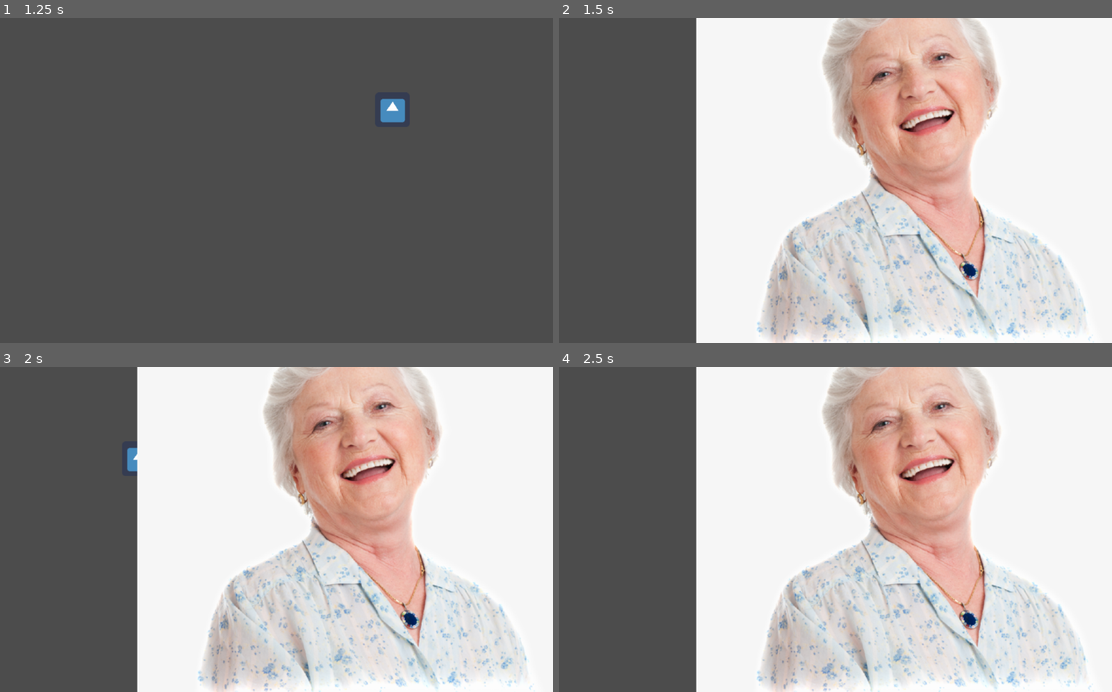
Above: before the commit, frames 1-4 (two rows, left to right).
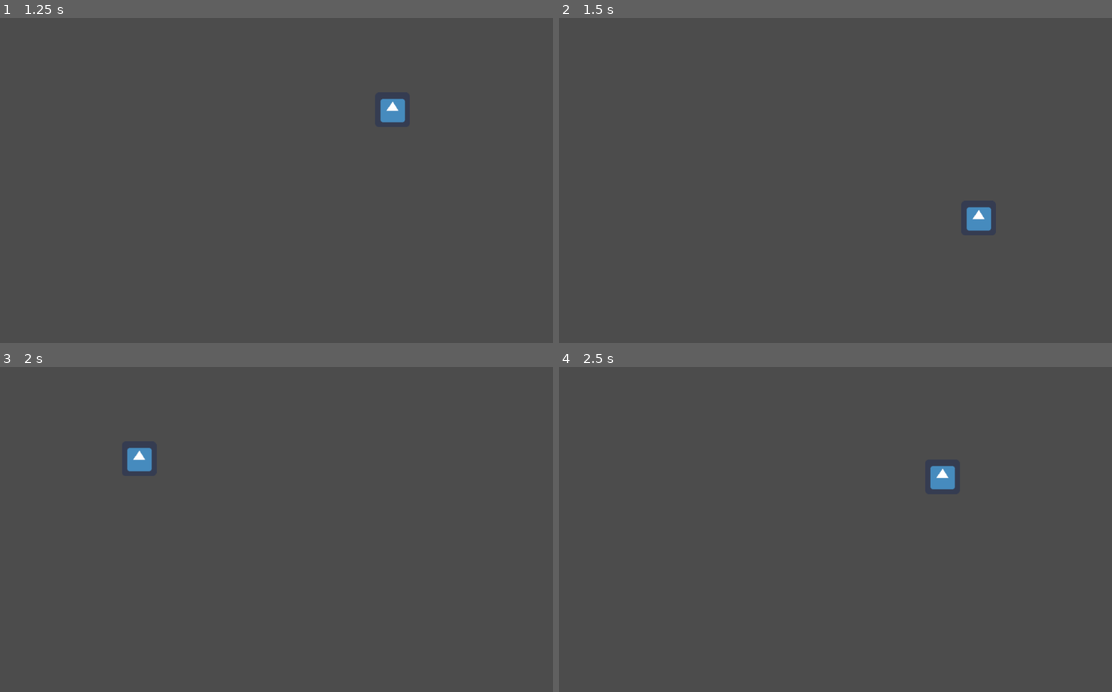
Above: after the commit, the same moments.

Repository: grunkgrunk/gwj-20
Game: Godot game, scene res://World.tscn
The game is run twice, just before and just after one commit, with the same random seed, the same clock (stepped at 60 frames per second) and the same inputs. The project has no main scene, so this scene is started directly. The engine's default icon, where the game draws it, is replaced by a stand-in: a white triangle on a blue panel in a dark square.
Inputs:
- Up to frame 1 (1.25 s): tap Enter (ui_accept) at 0.5, 0.77 s; hold Right (ui_right) from 0.53 s (still down); tap C (action_1) at 0.6 s
- Up to frame 2 (1.5 s): release Right (ui_right) at 1.28 s; hold Down (ui_down) from 1.28 s (still down); tap V (action_2) at 1.35 s
- Up to frame 3 (2 s): keep holding Down (ui_down); tap Enter (ui_accept) at 1.52 s
- Up to frame 4 (2.5 s): tap Enter (ui_accept) at 2 s; release Down (ui_down) at 2.03 s; hold Right (ui_right) from 2.03 s (still down); tap C (action_1) at 2.1 s

Frame 1 is identical in both runs. In frame 2, 75% of the frame differs, in the area x 24-100%, y 0-100%; in frame 3, 75%; in frame 4, 75%.
Error after the commit: Invalid get index '0' (on base: 'Array'). (res://CharacterSelection.gd:33)

Commit message:
Optimized selection

Diff:
--- a/game/CharacterSelection.gd
+++ b/game/CharacterSelection.gd
@@ -7,14 +7,10 @@
 var new = false
 
 var selection = null
-export(Array,PackedScene) var characters
 
-onready var nchars = len(characters)
+export(Array,PackedScene) var stats
 
-# Called when the node enters the scene tree for the first time.
-func _ready():
-	pass # Replace with function body.
-
+onready var nchars = len(stats)
 
 
 func _input(event):
@@ -34,5 +30,5 @@
 func draw_character(num):
 	if selection:
 		selection.queue_free()
-	selection = characters[num].instance()
-	self.add_child(selection)
+	selection = stats[num].instance()
+	add_child(selection)
--- a/game/World.tscn
+++ b/game/World.tscn
@@ -1,11 +1,8 @@
-[gd_scene load_steps=8 format=2]
+[gd_scene load_steps=5 format=2]
 
 [ext_resource path="res://Player.gd" type="Script" id=1]
 [ext_resource path="res://icon.png" type="Texture" id=2]
 [ext_resource path="res://CharacterSelection.gd" type="Script" id=3]
-[ext_resource path="res://dad.tscn" type="PackedScene" id=4]
-[ext_resource path="res://kid.tscn" type="PackedScene" id=5]
-[ext_resource path="res://granny.tscn" type="PackedScene" id=6]
 
 [sub_resource type="CircleShape2D" id=1]
 
@@ -28,4 +25,3 @@
 __meta__ = {
 "_edit_use_anchors_": false
 }
-characters = [ ExtResource( 6 ), ExtResource( 5 ), ExtResource( 4 ) ]
--- a/game/dad.tscn
+++ /dev/null
@@ -1,7 +0,0 @@
-[gd_scene load_steps=2 format=2]
-
-[ext_resource path="res://dad.png" type="Texture" id=1]
-
-[node name="dad" type="Sprite"]
-position = Vector2( 538.731, 231.01 )
-texture = ExtResource( 1 )
--- a/game/granny.tscn
+++ /dev/null
@@ -1,7 +0,0 @@
-[gd_scene load_steps=2 format=2]
-
-[ext_resource path="res://granny.png" type="Texture" id=1]
-
-[node name="granny" type="Sprite"]
-position = Vector2( 687.665, 295.764 )
-texture = ExtResource( 1 )
--- a/game/kid.tscn
+++ /dev/null
@@ -1,7 +0,0 @@
-[gd_scene load_steps=2 format=2]
-
-[ext_resource path="res://kid.png" type="Texture" id=1]
-
-[node name="kid" type="Sprite"]
-position = Vector2( 715.725, 284.972 )
-texture = ExtResource( 1 )
Binary file removed: game/dad.png
Not shown, removed: game/dad.png.import
Binary file removed: game/granny.png
Not shown, removed: game/granny.png.import
Binary file removed: game/kid.png
Not shown, removed: game/kid.png.import
